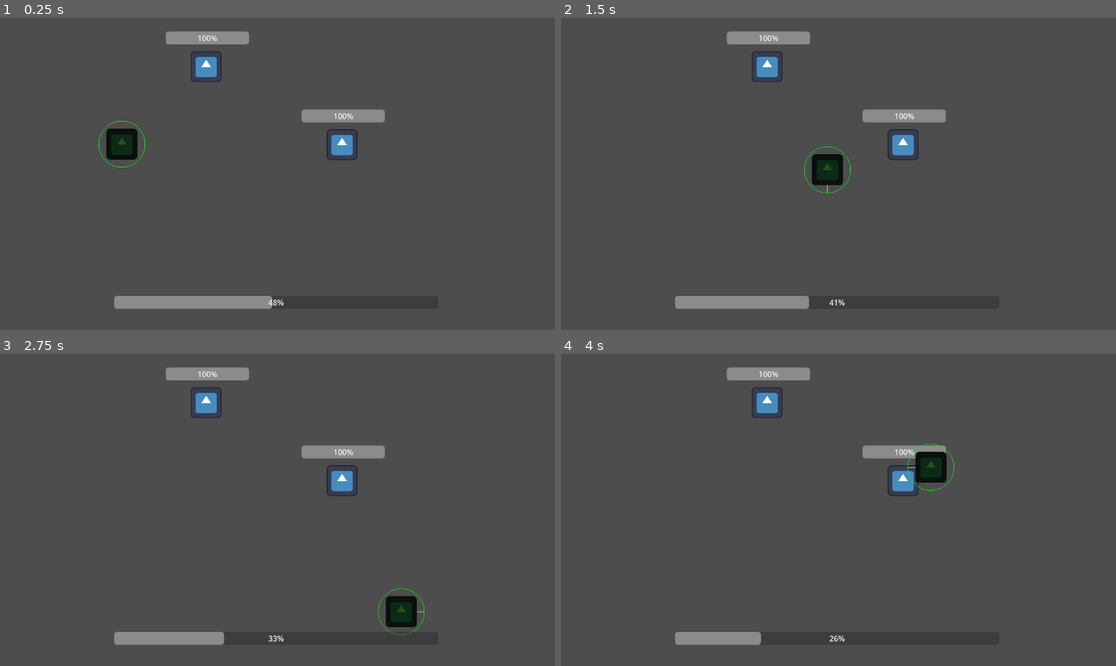
Above: before the commit, frames 1-4 (two rows, left to right).
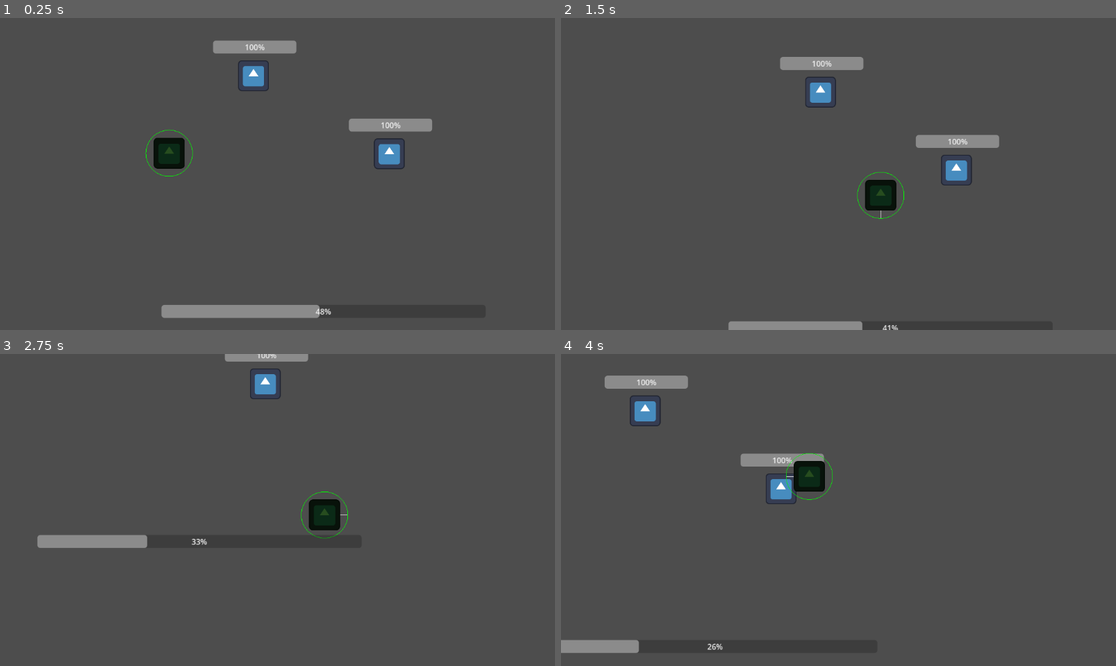
Above: after the commit, the same moments.

Repository: goldchees/wild-jam-83
Game: Godot game, scene res://test.tscn
The game is run twice, just before and just after one commit, with the same random seed, the same clock (stepped at 60 frames per second) and the same inputs. The engine's default icon, where the game draws it, is replaced by a stand-in: a white triangle on a blue panel in a dark square.
Inputs:
- Up to frame 1 (0.25 s): no input
- Up to frame 2 (1.5 s): hold D (move_right) 0.53-1.28 s; tap Q (action_2) at 0.6 s; hold S (move_down) from 1.28 s (still down); tap Space (action_1) at 1.35 s
- Up to frame 3 (2.75 s): tap Q (action_2) at 1.55, 2.1 s; release S (move_down) at 2.03 s; hold D (move_right) from 2.03 s (still down)
- Up to frame 4 (4 s): release D (move_right) at 2.78 s; hold W (move_up) 2.78-3.53 s; tap Q (action_2) at 2.85, 3.8 s; hold A (move_left) from 3.53 s (still down); tap Space (action_1) at 3.6 s

The runs differ from the first frame. In frame 1, 6.7% of the frame differs, in the area x 17-78%, y 4-97%; in frame 2, 6.8%, in the area x 20-79%, y 4-100%; in frame 3, 5.6%; in frame 4, 6.1%.

Commit message:
camera controller + small tweaks

Diff:
--- /dev/null
+++ b/scripts/camera_controller.gd
@@ -0,0 +1,16 @@
+extends Camera2D
+
+@export var target: Node2D
+var camera_move_speed = 400
+
+func _ready():
+    if !target: print("Camera: no target found")
+
+func _process(delta):
+    if !target: return
+
+    var distance = global_position.distance_to(target.global_position)
+
+    #todo: more sophisticated following
+    if (distance > 100):
+        global_position = global_position.move_toward(target.global_position, delta * camera_move_speed)
--- a/scripts/entity.gd
+++ b/scripts/entity.gd
@@ -3,9 +3,12 @@
 
 @onready var entity_energy_bar: ProgressBar = $entityEnergyBar
 
+var died = false
+
 func _process(delta: float) -> void:
-	if entity_energy_bar.value <= 0:
-		print("die")
+	if entity_energy_bar.value <= 0 && !died:
+		died = true
+		print(name + "died")
 
 func lose_energy():
 	entity_energy_bar.value -= 0.1
--- a/scripts/player.gd
+++ b/scripts/player.gd
@@ -5,6 +5,7 @@
 
 var wasd: Array[String] = ["move_left","move_right","move_up","move_down"]
 var reach_action = "action_1"
+var action2 = "action_2"
 
 var aim: Vector2
 var reach = 200
@@ -65,7 +66,7 @@
 		host.move(input_vector)
 	else: self.move(input_vector)
 
-	if (Input.is_action_just_pressed("action_2")):
+	if (Input.is_action_just_pressed(action2)):
 		if (host != null):
 			leave_host()
 
@@ -103,10 +104,6 @@
 	draw_circle(Vector2.ZERO,48,Color.GREEN,false)
 
 	if (reaching):
-		var thickness = 4
-		if (potential_host): thickness = 8
-		# draw_line(Vector2.ZERO,tentacle_tip,Color.GREEN,thickness)
-
 		var resolution = 20
 		var perpendicular = tentacle_tip.rotated(PI / 2).normalized()
 		var length = tentacle_tip.length()
--- a/test.tscn
+++ b/test.tscn
@@ -1,8 +1,9 @@
-[gd_scene load_steps=5 format=3 uid="uid://bewnpp2hypupy"]
+[gd_scene load_steps=6 format=3 uid="uid://bewnpp2hypupy"]
 
 [ext_resource type="PackedScene" uid="uid://310ph4lsp0t8" path="res://scenes/actor.tscn" id="1_37kl0"]
 [ext_resource type="Script" uid="uid://cxpfrldjugq8j" path="res://scripts/player.gd" id="2_8uh7m"]
 [ext_resource type="PackedScene" uid="uid://b5813cp1ww1g8" path="res://scenes/entity.tscn" id="3_6uqi0"]
+[ext_resource type="Script" uid="uid://3rw8577ktcri" path="res://scripts/camera_controller.gd" id="4_ppyta"]
 
 [sub_resource type="CircleShape2D" id="CircleShape2D_8uh7m"]
 radius = 32.0
@@ -17,6 +18,7 @@
 
 [node name="Player" parent="." node_paths=PackedStringArray("host") instance=ExtResource("1_37kl0")]
 position = Vector2(433, 352)
+scale = Vector2(1.0066, 1)
 script = ExtResource("2_8uh7m")
 host = NodePath(".")
 
@@ -26,8 +28,13 @@
 [node name="CollisionShape2D" parent="Player" index="1"]
 shape = SubResource("CircleShape2D_8uh7m")
 
-[node name="Camera2D" type="Camera2D" parent="."]
+[node name="Camera2D" type="Camera2D" parent="." node_paths=PackedStringArray("target")]
 position = Vector2(756, 414)
+script = ExtResource("4_ppyta")
+target = NodePath("../Player")
+
+[node name="UI" type="Node2D" parent="Camera2D"]
+position = Vector2(-756, -414)
 
 [node name="energyBar" type="ProgressBar" parent="."]
 offset_left = 417.0
Not shown, added: scripts/camera_controller.gd.uid
